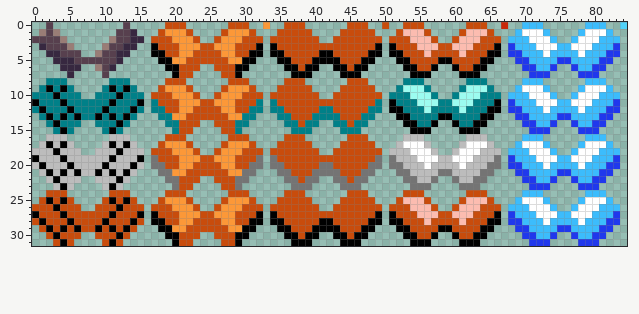
A sprite sheet gets an edit: custom/blockdebris.png. That is the earlier state.
The file is 85x32 pixels. Colours within 5 levels of each other are drawn and written as one.
Once edited:
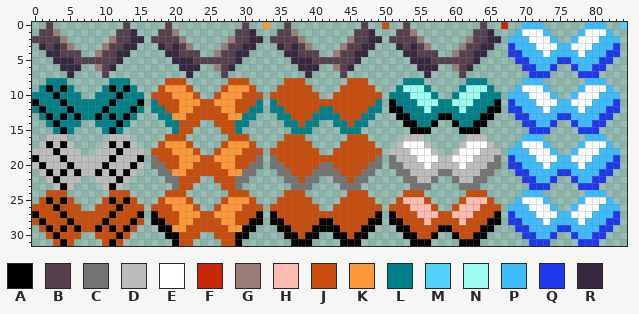
Palette (. is transparent): A #000000  B #57404e  C #747474  D #bcbcbc  E #ffffff  F #c8280a  G #997d76  H #fcbcb0  J #c84c0c  K #fc9838  L #008088  M #50d2fa  N #9cfcf0  P #3cbcfc  Q #2038ec  R #372840
Diff:
{"y":0,"x":19,"old":"JJJ","new":"B.."}
{"y":0,"x":28,"old":"JJJ","new":"..B"}
{"y":0,"x":36,"old":"JJJ","new":"B.."}
{"y":0,"x":45,"old":"JJJ","new":"..B"}
{"y":0,"x":53,"old":"JJJ","new":"B.."}
{"y":0,"x":62,"old":"JJJ","new":"..B"}
{"y":1,"x":1,"old":"G","new":"B"}
{"y":1,"x":18,"old":"JKKKJ","new":"BBG.."}
{"y":1,"x":27,"old":"JKKKJ","new":"..BBR"}
{"y":1,"x":35,"old":"JJJJJ","new":"BBG.."}
{"y":1,"x":44,"old":"JJJJJ","new":"..BBR"}
{"y":1,"x":52,"old":"JHHHJ","new":"BBG.."}
{"y":1,"x":61,"old":"JHHHJ","new":"..BBR"}
{"y":2,"x":17,"old":"JJJKKKJ","new":"BBBBG.."}
{"y":2,"x":26,"old":"JKKKJJJ","new":"..GBBRR"}
{"y":2,"x":34,"old":"JJJJJJJ","new":"BBBBG.."}
{"y":2,"x":43,"old":"JJJJJJJ","new":"..GBBRR"}
{"y":2,"x":51,"old":"JJJHHHJ","new":"BBBBG.."}
{"y":2,"x":60,"old":"JHHHJJJ","new":"..GBBRR"}
{"y":3,"x":3,"old":"B","new":"R"}
{"y":3,"x":17,"old":"AJJJKKKJJKKKJJJA","new":".RBRBG....GBBRR."}
{"y":3,"x":34,"old":"AJJJJJJJJJJJJJJA","new":".RBRBG....GBBRR."}
{"y":3,"x":51,"old":"AJJJHHHJJHHHJJJA","new":".RBRBG....GBBRR."}
{"y":4,"x":17,"old":"AAJJKKJJJJKKJJAA","new":"..RRBBB..GBBRR.."}
{"y":4,"x":34,"old":"AAJJJJJAAJJJJJAA","new":"..RRBBB..GBBRR.."}
{"y":4,"x":51,"old":"AAJJJHJJJJHJJJAA","new":"..RRBBB..GBBRR.."}
{"y":5,"x":18,"old":"AAKKJJJJJJKKAA","new":"..RRRBBBBBBR.."}
{"y":5,"x":35,"old":"AAJJJAAAAJJJAA","new":"..RRRBBBBBBR.."}
{"y":5,"x":52,"old":"AAJJJJAAJJJJAA","new":"..RRRBBBBBBR.."}
{"y":6,"x":19,"old":"AAJJJ","new":"..RRR"}
{"y":6,"x":26,"old":"JJJAA","new":"GBR.."}
{"y":6,"x":36,"old":"AAJAA","new":"..RRR"}
{"y":6,"x":43,"old":"AAJAA","new":"GBR.."}
{"y":6,"x":53,"old":"AAJJA","new":"..RRR"}
{"y":6,"x":60,"old":"AJJAA","new":"GBR.."}
{"y":7,"x":20,"old":"AJJ","new":"..R"}
{"y":7,"x":27,"old":"JJA","new":"B.."}
{"y":7,"x":37,"old":"AAA","new":"..R"}
{"y":7,"x":44,"old":"AAA","new":"B.."}
{"y":7,"x":54,"old":"AAA","new":"..R"}
{"y":7,"x":61,"old":"AAA","new":"B.."}
{"label":"changed","picture_box":[151,22,501,78]}
{"label":"changed","picture_box":[39,29,60,50]}
